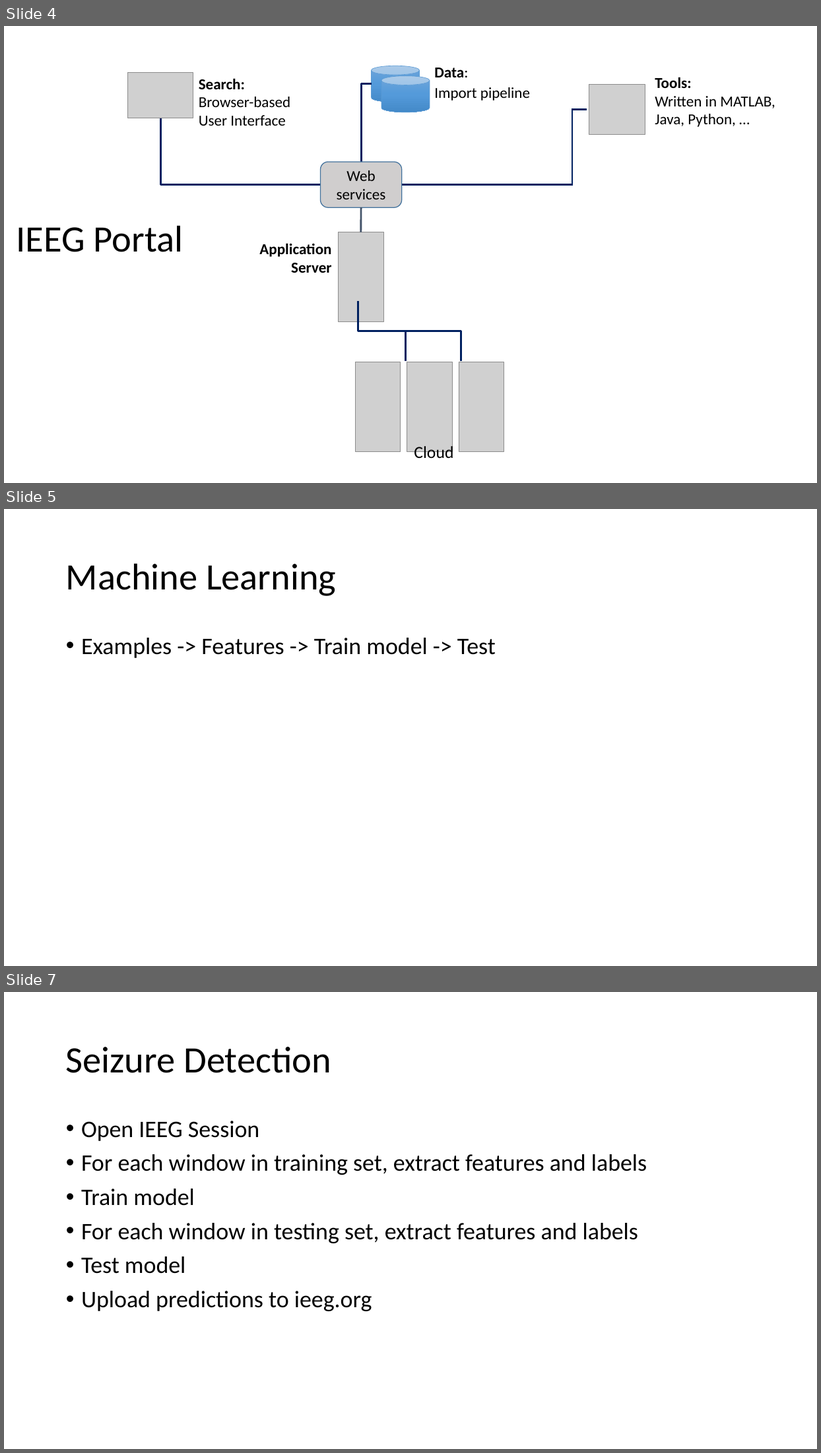
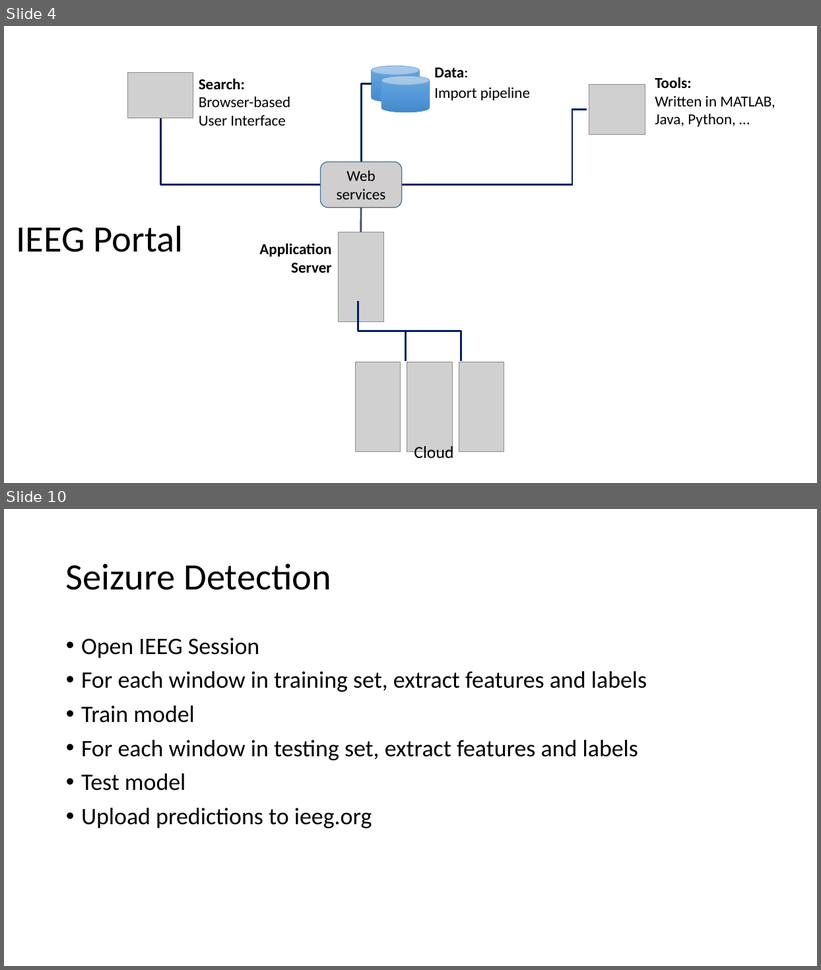
Before and after one commit to hoameng/AES2016WorkshopMaterials, a slide deck: Introduction.pptx. Shown one above the other, each under a label of ours: slides 4, 5 and 7 before the commit, slides 4 and 10 after it; the slides between them are not shown. The pictures are 821x1453 and 821x970 pixels, drawn with LibreOffice and Linux fonts; fonts in the diff are those of the drawing; grey boxes stand for pictures. Boxes give left, top, right and bottom in pixels: in the first picture for what was removed or moved away, otherwise in the second. Text is boxed around its words. In the diff, an @@ line names an element or a change of style, - is before the commit and + after.

```diff
--- a/Introduction.pptx
+++ b/Introduction.pptx
@@ slide 5 removed at box(4, 509, 817, 966), background #FFFFFF @@
@@ title removed at box(66, 563, 336, 596) @@
-Machine Learning
@@ text removed at box(81, 638, 496, 658) @@
-• Examples -> Features -> Train model -> Test
@@ what was slide 7 is now slide 10 @@
```
Also in this commit, not shown: 2 slides changed, 4 slides added, 4 other files.
